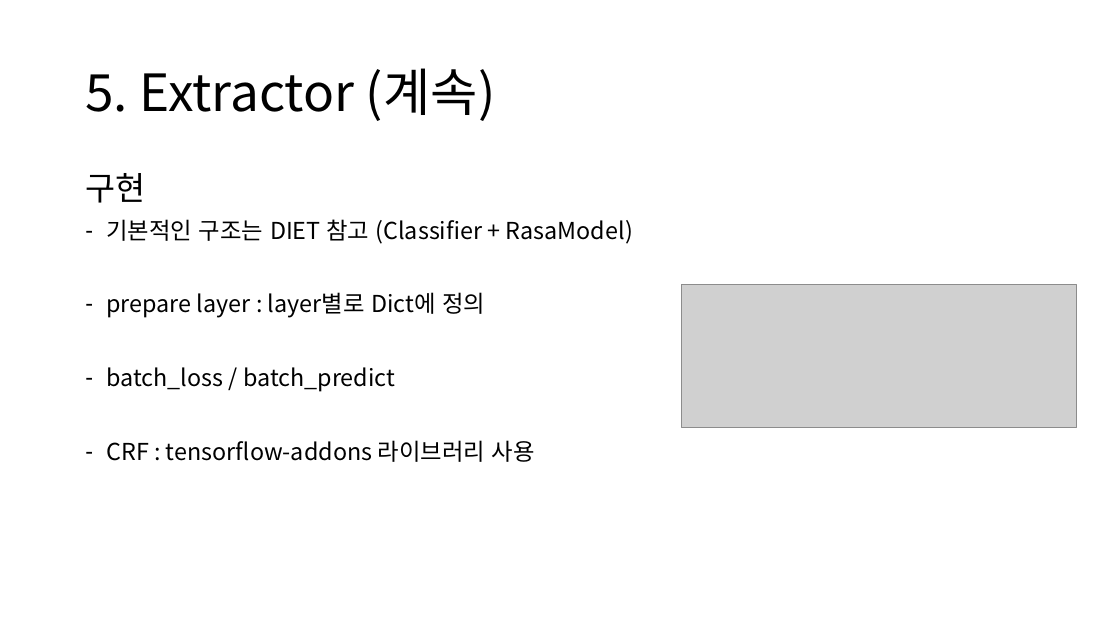
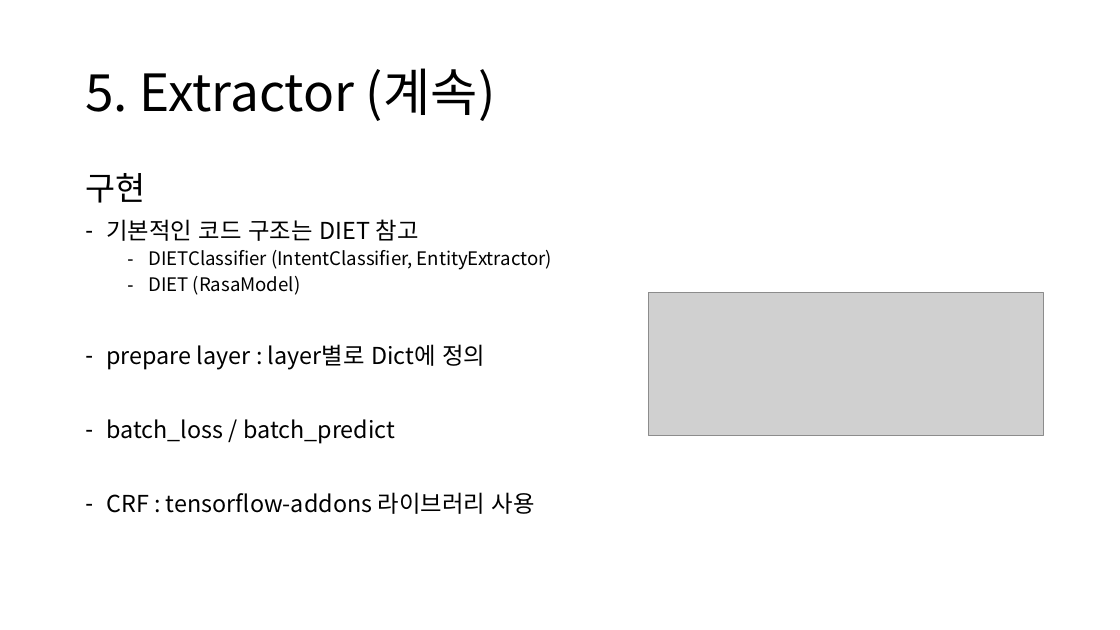
Before and after one commit to yongsun-yoon/chatbot, a slide deck: slide 13 of Rasa custom NLU 모델 개발.pptx. Drawn at 1120x630 pixels with LibreOffice and Linux fonts; fonts in the diff are those of the drawing; grey boxes stand for pictures. Boxes give left, top, right and bottom in pixels: in the first picture for what was removed or moved away, otherwise in the second. Text is boxed around its words. In the diff, an @@ line names an element or a change of style, - is before the commit and + after.

```diff
--- a/Rasa custom NLU 모델 개발.pptx
+++ b/Rasa custom NLU 모델 개발.pptx
@@ text at (106, 219, 552, 295): text changed; size 20 to 16 pt @@
-– 기본적인 구조는 DIET 참고 (Classifier + RasaModel)
+– 기본적인 코드 구조는 DIET 참고
+  – DIETClassifier (IntentClassifier, EntityExtractor)
+  – DIET (RasaModel)
@@ picture: place and size @@
-picture at (682, 284, 1077, 428)
+picture at (649, 292, 1044, 436)
```
Also in this commit, not shown: 6 other slides changed.
